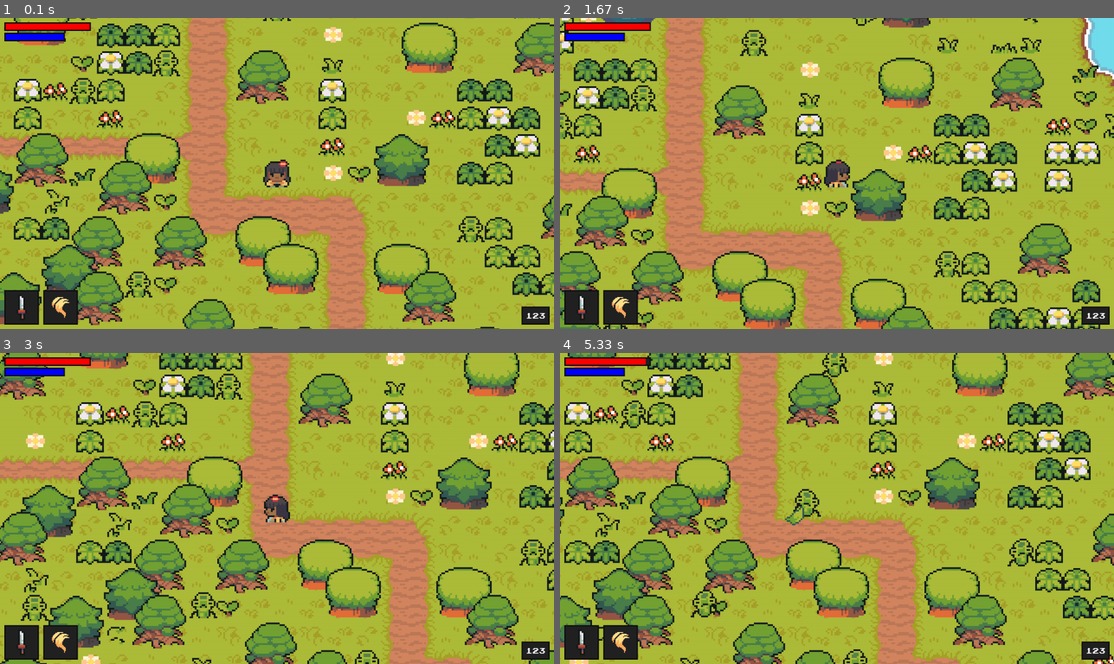
Above: before the commit, frames 1-4 (two rows, left to right).
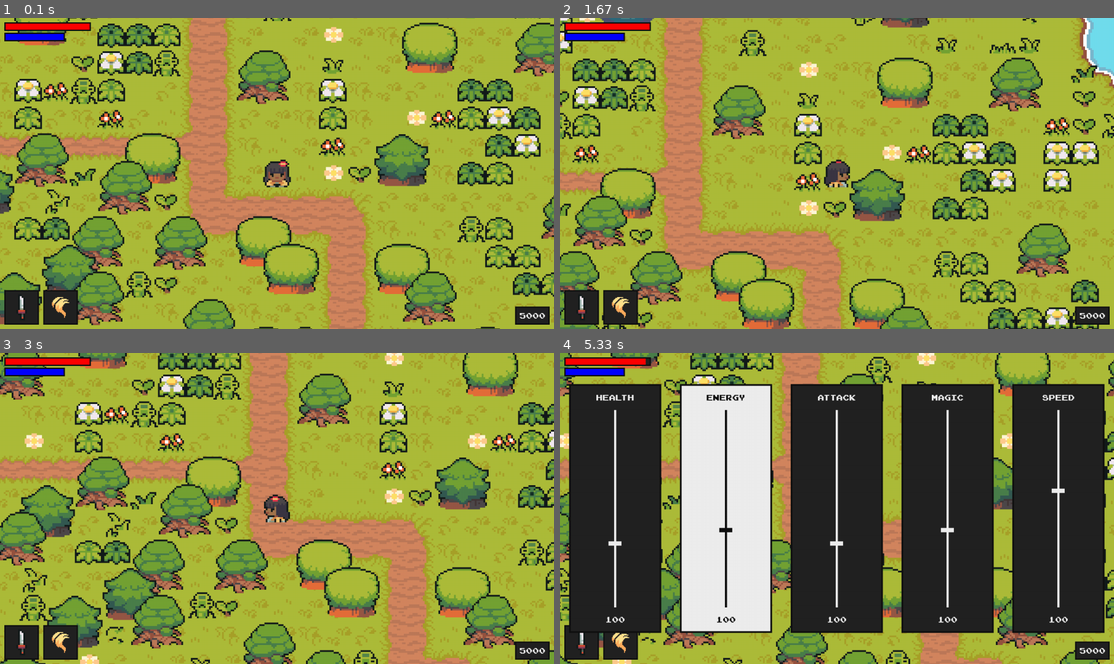
Above: after the commit, the same moments.

Repository: Adithya2004/RPG_pygame
Game: pygame game, started from code/main.py
Two runs of this game, one before a commit and one after it. Both use one fixed random seed, a clock stepped at 60 frames per second and the inputs below.
Inputs:
- Up to frame 1 (0.1 s): no input
- Up to frame 2 (1.67 s): hold Right 0.33-0.8 s; hold Up 0.83-1.13 s; hold Right 1.17-1.63 s
- Up to frame 3 (3 s): hold Left 1.67-2.2 s; hold Down 2.23-2.53 s; hold Left 2.57-2.97 s
- Up to frame 4 (5.33 s): hold Up 3-3.37 s; hold Right 3.4-4.03 s; hold Down 4.07-4.43 s; hold Left 4.47-4.93 s; hold Right from 4.97 s (still down)

The runs differ from the first frame. In frame 1, 5.3% of the frame differs, in the area x 0-100%, y 0-100%; in frame 2, 14%; in frame 3, 15%; in frame 4, 83%.

Commit message:
Sounds , UI , Upgrades FINAL

Diff:
--- a/code/enemy.py
+++ b/code/enemy.py
@@ -4,7 +4,7 @@
 from support import *
 
 class Enemy(Entity):
-	def __init__(self,monster_name,pos,groups,obstacle_sprites,damage_player,trigger_death_animations):
+	def __init__(self,monster_name,pos,groups,obstacle_sprites,damage_player,trigger_death_animations,add_xp):
 
 		# general setup
 		super().__init__(groups)
@@ -43,7 +43,18 @@
 		self.hit_time  = None
 		self.invincibility_duration = 300
 
+		self.death_sound = pygame.mixer.Sound('audio/death.wav')
+		self.hit_sound = pygame.mixer.Sound('audio/hit.wav')
+		self.death_sound.set_volume(0.3)
+		self.hit_sound.set_volume(0.3)
+		self.attack_sound = pygame.mixer.Sound(monster_info['attack_sound'])
+		self.attack_sound.set_volume(0.3)
+
 		self.trigger_death_particles = trigger_death_animations
+
+		self.add_xp = add_xp
+
+
 
 	def import_graphics(self,name):
 		self.animations = {'idle':[],'move':[],'attack':[]}
@@ -78,6 +89,7 @@
 	def actions(self,player):
 		if self.status == 'attack':
 			self.attack_time = pygame.time.get_ticks()
+			self.attack_sound.play()
 			self.damage_player(self.attack_damage,self.attack_type)
 			#print('attack')
 		elif self.status == 'move':
@@ -115,6 +127,7 @@
 
 	def get_damage(self,player,attack_type):
 		if self.vulnerable:
+			self.hit_sound.play()
 			self.direction = self.get_player_distance_direction(player)[1]
 			if attack_type == 'weapon':
 				self.health -= player.get_full_damage()
@@ -127,6 +140,8 @@
 	def check_death(self):
 		if self.health<=0:
 			self.trigger_death_particles(self.rect.center,self.monster_name)
+			self.add_xp(self.exp)
+			self.death_sound.play()
 			self.kill()
 
 	def hit_reaction(self):
--- a/code/level.py
+++ b/code/level.py
@@ -11,12 +11,14 @@
 from particles import *
 from magic import *
 from random import randint
+from upg import *
 
 class Level:
 	def __init__(self):
 
 		# get the display surface
 		self.display_surface = pygame.display.get_surface()
+		self.game_paused = False
 
 		# sprite group setup
 		self.visible_sprites = YSortCameraGroup()
@@ -33,6 +35,7 @@
 
 		# user interface
 		self.ui = UI()
+		self.upg = Upgrade(self.player)
 
 		# Animation Player
 		self.AnimatePlayer = AnimatePlayer()
@@ -82,7 +85,13 @@
 								else:
 									monster_name = 'squid'
 
-								Enemy(monster_name,(x,y),[self.visible_sprites,self.attackable_sprites],self.obstacle_sprites,self.damage_player,self.trigger_death_animation)
+								Enemy(monster_name,
+			  							(x,y),
+										[self.visible_sprites,self.attackable_sprites],
+										self.obstacle_sprites,
+										self.damage_player,
+										self.trigger_death_animation,
+										self.add_xp)
 
 	def create_attack(self):
 
@@ -115,6 +124,9 @@
 							target_sprite.get_damage(self.player,attack_sprite.sprite_type)
 
 	def damage_player(self,amount,attack_type):
+		if self.player.check_death:
+			self.toggle_menu()
+			self.show_death_screen()
 		if self.player.vulnerable:
 			self.player.health -=amount
 			self.player.vulnerable = False
@@ -122,16 +134,33 @@
 			#Particles
 			self.AnimatePlayer.create_particle(attack_type,self.player.rect.center,[self.visible_sprites])
 
+	def toggle_menu(self):
+		self.game_paused = not self.game_paused
+	def show_death_screen(self):
+		font = pygame.font.Font(None, 36)
+		screen = pygame.display.get_surface()
+		text = font.render("You died!", True, TEXT_COLOR)
+		text_rect = text.get_rect(center=(WIDTH // 2, HEIGTH // 2))
+		screen.fill(UI_BG_COLOR)
+		screen.blit(text,text_rect)
+
+	def add_xp(self,amount):
+		self.player.exp+=amount
+
 	def trigger_death_animation(self,pos,particle_type):
 		self.AnimatePlayer.create_particle(particle_type,pos,self.visible_sprites)
 
 	def run(self):
 		# update and draw the game
 		self.visible_sprites.custom_draw(self.player)
-		self.visible_sprites.update()
-		self.visible_sprites.enemy_update(self.player)
-		self.player_attack_logic()
 		self.ui.display(self.player)
+		if self.game_paused:
+			self.upg.display()
+		else:
+			self.visible_sprites.update()
+			self.visible_sprites.enemy_update(self.player)
+			self.player_attack_logic()
+
 
 
 class YSortCameraGroup(pygame.sprite.Group):
--- a/code/magic.py
+++ b/code/magic.py
@@ -4,12 +4,17 @@
 class MagicPlayer:
     def __init__(self,animation_player):
         self.animation_player = animation_player
+        self.sounds = {
+            'heal':pygame.mixer.Sound('audio/heal.wav'),
+            'flame':pygame.mixer.Sound('audio/Fire.wav'),
+        }
     def heal(self,player,strength,cost,groups):
         if player.energy>=cost and player.health!=player.stats['health']:
             player.energy-=cost
             player.health+=strength
             if player.health>player.stats['health']:
                 player.health = player.stats['health']
+            self.sounds['heal'].play()
             self.animation_player.create_particle('heal',player.rect.center,groups)
             self.animation_player.create_particle('aura',player.rect.center,groups)
     def flames(self,player,strength,cost,groups):
@@ -20,6 +25,7 @@
             elif di == 'left':direction = pygame.math.Vector2(-1,0)
             elif di == 'up':direction = pygame.math.Vector2(0,-1)
             else:direction = pygame.math.Vector2(0,1)
+            self.sounds['flame'].play()
             for i in range(1,6):
                 offset_x = player.rect.centerx
                 offset_y = player.rect.centery
--- a/code/main.py
+++ b/code/main.py
@@ -10,6 +10,9 @@
 		pygame.display.set_caption('Zelda')
 		self.clock = pygame.time.Clock()
 		self.level = Level()
+		main_sound = pygame.mixer.Sound('audio/main.ogg')
+		main_sound.set_volume(0.5)
+		main_sound.play(loops=-1)
 
 	def run(self):
 		while True:
@@ -17,7 +20,10 @@
 				if event.type == pygame.QUIT:
 					pygame.quit()
 					sys.exit()
-			self.screen.fill('black')
+				if event.type == pygame.KEYDOWN:
+					if event.key == pygame.K_m:
+						self.level.toggle_menu()
+			self.screen.fill(WATER_COLOR)
 			self.level.run()
 			pygame.display.update()
 			self.clock.tick(FPS)
--- a/code/player.py
+++ b/code/player.py
@@ -1,4 +1,5 @@
 import pygame
+import sys
 from support import *
 from settings import *
 from entity import Entity
@@ -14,7 +15,7 @@
 		self.import_player_assets()
 		self.status = 'down'
 
-		self.hitbox = self.rect.inflate(0,-25)
+		self.hitbox = self.rect.inflate(-5,HITBOX_OFFSET['player'])
 		self.speed = 5
 
 		self.attack_cooldown = 400
@@ -37,14 +38,19 @@
 		self.magic_switch_time = None
 
 		self.stats = {'health':100,'energy':60,'attack':10,'magic':4,'speed':6}
+		self.max_stats = {'health':300,'energy':150,'attack':30,'magic':10,'speed':10}
+		self.upgrade_costs = {'health':100,'energy':100,'attack':100,'magic':100,'speed':100}
 		self.health = self.stats['health']
 		self.energy = self.stats['energy']
 		self.speed = self.stats['speed']
-		self.exp = 123
+		self.exp = 5000
 
 		self.vulnerable = True
 		self.hurt_time  = None
 		self.invincibility_duration = 300
+
+		self.weapon_attack_sound = pygame.mixer.Sound('audio/sword.wav')
+		self.weapon_attack_sound.set_volume(0.4)
 
 	def input(self):
 		if not self.attacking:
@@ -70,6 +76,7 @@
 				self.attacking = True
 				self.attack_time = pygame.time.get_ticks()
 				self.create_attack()
+				self.weapon_attack_sound.play()
 			#Magic
 			if keys[pygame.K_LCTRL]:
 				self.attacking = True
@@ -169,10 +176,23 @@
 		else:
 			self.energy = self.stats['energy']
 
+	def get_value_by_index(self,index):
+		return list(self.stats.values())[index]
+
+	def get_cost_by_index(self,index):
+		return list(self.upgrade_costs.values())[index]
+
+	def check_death(self):
+		if self.health<=0:
+			return True
+
+
+
+
 	def update(self):
 		self.input()
 		self.cooldown()
 		self.get_status()
 		self.animate()
-		self.move(self.speed)
+		self.move(self.stats['speed'])
 		self.EnergyRecovery()
--- a/code/settings.py
+++ b/code/settings.py
@@ -4,6 +4,12 @@
 FPS      = 60
 TILESIZE = 64
 
+HITBOX_OFFSET = {
+    'player':-25,
+    'object':-40,
+    'grass':-10,
+    'invisible':0
+}
 
 BAR_HEIGHT = 20
 HEALTH_BAR_WIDTH = 200
@@ -16,10 +22,15 @@
 UI_BG_COLOR = '#222222'
 UI_BORDER_COLOR = '#111111'
 TEXT_COLOR = '#EEEEEE'
+
 HEALTH_COLOR = 'red'
 ENERGY_COLOR = 'blue'
 UI_BORDER_COLOR_ACTIVE = 'gold'
 
+TEXT_COLOR_SELECTED = '#111111'
+BAR_COLOR = '#EEEEEE'
+BAR_COLOR_SELECTED = '#111111'
+UPGRADE_BG_COLOR_SELECTED = '#EEEEEE'
 
 weapon_data = {
     'sword':{'cooldown':100,'damage':15,'graphics':'graphics/weapons/sword/full.png'},
--- a/code/tile.py
+++ b/code/tile.py
@@ -5,9 +5,10 @@
 	def __init__(self,pos,groups,sprite_type,surface = pygame.Surface((TILESIZE,TILESIZE))):
 		super().__init__(groups)
 		self.sprite_type = sprite_type
+		y_offset = HITBOX_OFFSET[sprite_type]
 		self.image = surface
 		if sprite_type == 'object':
 			self.rect = self.image.get_rect(topleft = (pos[0],pos[1] - TILESIZE))
 		else:
 			self.rect = self.image.get_rect(topleft = pos)
-		self.hitbox = self.rect.inflate(0,-10)
+		self.hitbox = self.rect.inflate(-3,y_offset)
--- /dev/null
+++ b/code/upg.py
@@ -0,0 +1,120 @@
+import pygame
+from settings import *
+
+class Upgrade:
+    def __init__(self,player):
+        self.display_surface= pygame.display.get_surface()
+        self.player = player
+        self.attributes_nr = len(player.stats)
+        self.attribute_names = list(player.stats.keys())
+        self.max_values = list(player.max_stats.values())
+
+        self.font = pygame.font.Font(UI_FONT,UI_FONT_SIZE)
+
+        self.height = self.display_surface.get_size()[1]*0.8
+        self.width = self.display_surface.get_size()[0]//6
+        self.create_items()
+
+        self.selection_index = 0
+        self.selection_time = None
+        self.can_move = True
+
+    def input(self):
+        keys = pygame.key.get_pressed()
+        if keys[pygame.K_RIGHT] and self.can_move and self.selection_index<self.attributes_nr-1:
+            self.selection_index+=1
+            self.can_move = False
+            self.selection_time = pygame.time.get_ticks()
+
+        elif keys[pygame.K_LEFT] and self.can_move and self.selection_index>=1:
+            self.selection_index-=1
+            self.can_move = False
+            self.selection_time = pygame.time.get_ticks()
+
+
+        if keys[pygame.K_SPACE] and self.can_move:
+            self.can_move = False
+            self.selection_time = pygame.time.get_ticks()
+            self.item_list[self.selection_index].trigger(self.player)
+
+    def create_items(self):
+        self.item_list = []
+        for i,item in enumerate(range(self.attributes_nr)):
+            top = self.display_surface.get_size()[1]*0.1
+            full_width = self.display_surface.get_size()[0]
+            increment = full_width//self.attributes_nr
+            left = (i*increment) + (increment - self.width) //2
+            item = Item(left,top,self.width,self.height,i,self.font)
+            self.item_list.append(item)
+
+    def selection_cooldown(self):
+        if not self.can_move:
+            current_time = pygame.time.get_ticks()
+            if (current_time - self.selection_time)>=300:
+                self.can_move = True
+
+    def display(self):
+        self.input()
+        self.selection_cooldown()
+        for index,item in enumerate(self.item_list):
+            name = self.attribute_names[index]
+            value = self.player.get_value_by_index(index)
+            max_value = self.max_values[index]
+            cost = self.player.get_cost_by_index(index)
+            item.display(self.display_surface,self.selection_index,name,value,max_value,cost)
+
+class Item:
+    def __init__(self,l,t,w,h,index,font):
+        self.rect = pygame.Rect(l,t,w,h)
+        self.index = index
+        self.font = font
+
+    def display_names(self,surface,name,cost,selected):
+        color = TEXT_COLOR_SELECTED if selected else TEXT_COLOR
+        # Title Display
+        title_surfface = self.font.render(name,False,color)
+        title_rect = title_surfface.get_rect(midtop = self.rect.midtop+pygame.math.Vector2(0,20))
+        # Cost Display
+        cost_surfface = self.font.render(str(cost),False,color)
+        cost_rect = cost_surfface.get_rect(midbottom = self.rect.midbottom+pygame.math.Vector2(0,-20))
+        # Draw
+        surface.blit(title_surfface,title_rect)
+        surface.blit(cost_surfface,cost_rect)
+
+    def display_bar(self,surface,value,max_value,selected):
+        top = self.rect.midtop + pygame.math.Vector2(0,60)
+        bottom = self.rect.midbottom - pygame.math.Vector2(0,60)
+        color = BAR_COLOR_SELECTED if selected else BAR_COLOR
+
+        full_height = bottom[1]-top[1]
+        relative_number = (value/max_value)*full_height
+        value_rect = pygame.Rect(top[0]-15,bottom[1]-relative_number,30,10)
+
+        pygame.draw.line(surface,color,top,bottom,5)
+        pygame.draw.rect(surface,color,value_rect)
+
+    def trigger(self,player):
+        upgrade_attribute = list(player.stats.keys())[self.index]
+        if player.exp>=player.upgrade_costs[upgrade_attribute] and player.stats[upgrade_attribute]<=player.max_stats[upgrade_attribute]:
+            player.exp -= player.upgrade_costs[upgrade_attribute]
+            if upgrade_attribute in ['health','energy']:
+                player.stats[upgrade_attribute]+=10
+            elif upgrade_attribute in ['speed','magic']:
+                player.stats[upgrade_attribute]+=1
+            else:
+                player.stats[upgrade_attribute]+=2
+            player.upgrade_costs[upgrade_attribute]=min(int(player.upgrade_costs[upgrade_attribute]*1.2),500)
+
+    def display(self,surface,selection_num,name,value,max_value,cost):
+        # Draw rectangle
+        if self.index == selection_num:
+            selected = True
+            pygame.draw.rect(surface,UPGRADE_BG_COLOR_SELECTED,self.rect)
+            pygame.draw.rect(surface,UI_BORDER_COLOR,self.rect,4)
+        else:
+            selected = False
+            pygame.draw.rect(surface,UI_BG_COLOR,self.rect)
+            pygame.draw.rect(surface,UI_BORDER_COLOR,self.rect,4)
+        # Draw details inside rectangle
+        self.display_names(surface,name,cost,selected)
+        self.display_bar(surface,value,max_value,selected)
